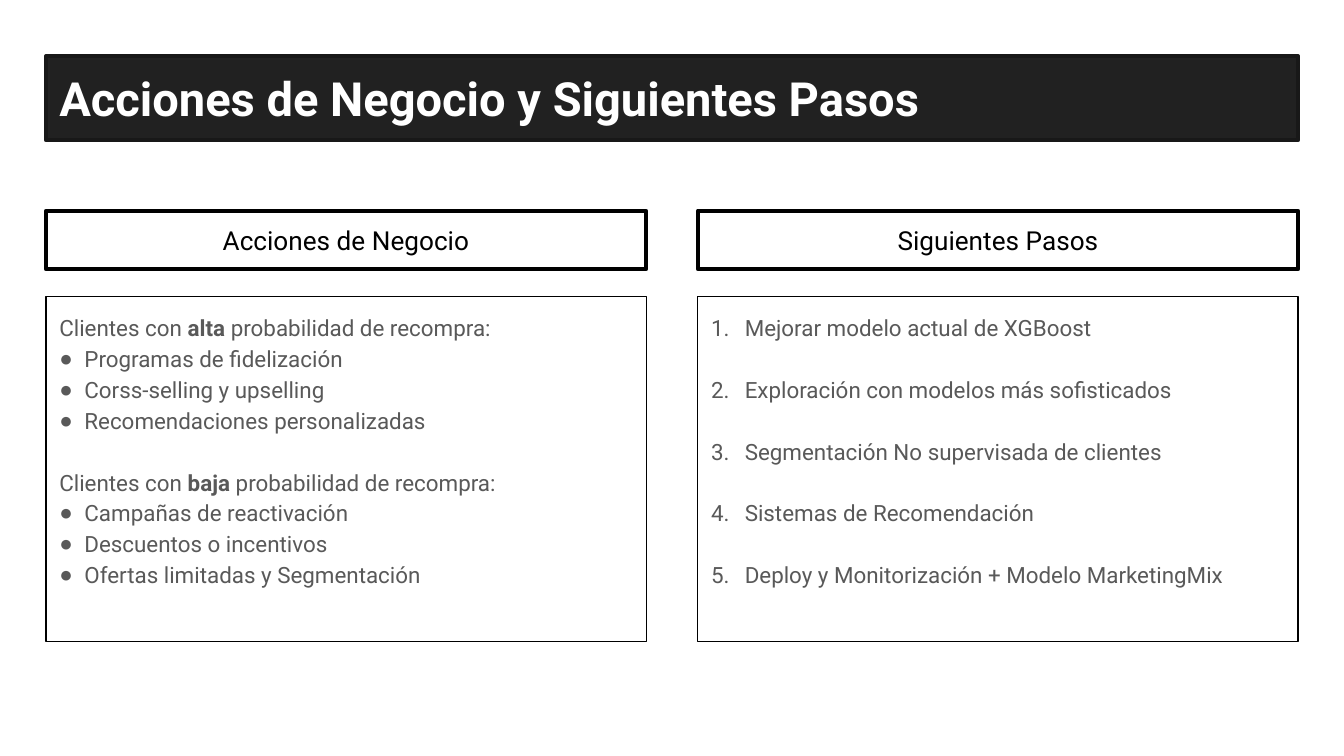
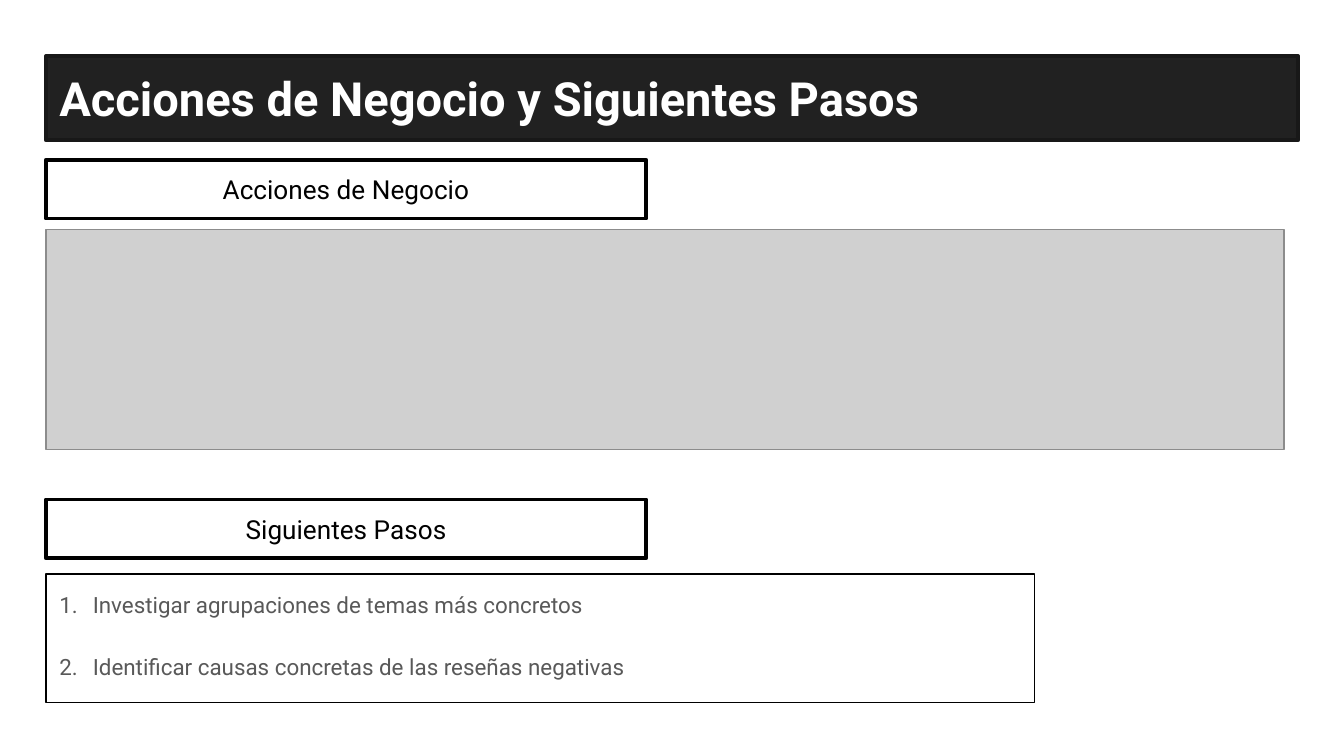
Before and after one commit to EnricPH/Evolve_NLP_Project, a slide deck: slide 8 of recursos/Presentación.pptx (slide 7 before the commit). Drawn at 1344x756 pixels with LibreOffice and Linux fonts; fonts in the diff are those of the drawing; grey boxes stand for pictures. Boxes give left, top, right and bottom in pixels: in the first picture for what was removed or moved away, otherwise in the second. Text is boxed around its words. In the diff, an @@ line names an element or a change of style, - is before the commit and + after.

```diff
--- a/recursos/Presentación.pptx
+++ b/recursos/Presentación.pptx
@@ rectangle "Acciones de Negocio": place and size @@
-rectangle "Acciones de Negocio" at (46, 211, 646, 270)
+rectangle "Acciones de Negocio" at (46, 160, 646, 219)
@@ picture added at (46, 230, 1284, 450) @@
@@ text removed at (46, 297, 646, 642) @@
-Clientes con alta probabilidad de recompra:
-● Programas de fidelización
-● Corss-selling y upselling
-● Recomendaciones personalizadas
-Clientes con baja probabilidad de recompra:
-● Campañas de reactivación
-● Descuentos o incentivos
-● Ofertas limitadas y Segmentación
@@ rectangle "Siguientes Pasos": place and size @@
-rectangle "Siguientes Pasos" at (698, 211, 1298, 270)
+rectangle "Siguientes Pasos" at (46, 500, 646, 559)
@@ rectangle "Investigar agrupaciones de temas más ...": place and size @@
-rectangle "Investigar agrupaciones de temas más ..." at (698, 297, 1298, 642)
+rectangle "Investigar agrupaciones de temas más ..." at (46, 574, 1035, 703)
@@ text in rectangle at (93, 596, 624, 680): text changed @@
-1. Mejorar modelo actual de XGBoost
-2. Exploración con modelos más sofisticados
-3. Segmentación No supervisada de clientes
-4. Sistemas de Recomendación
-5. Deploy y Monitorización + Modelo MarketingMix
+1. Investigar agrupaciones de temas más concretos
+2. Identificar causas concretas de las reseñas negativas
```
Also in this commit, not shown: 1 other slide changed, 6 slides added, 5 slides removed, 3 other files.
